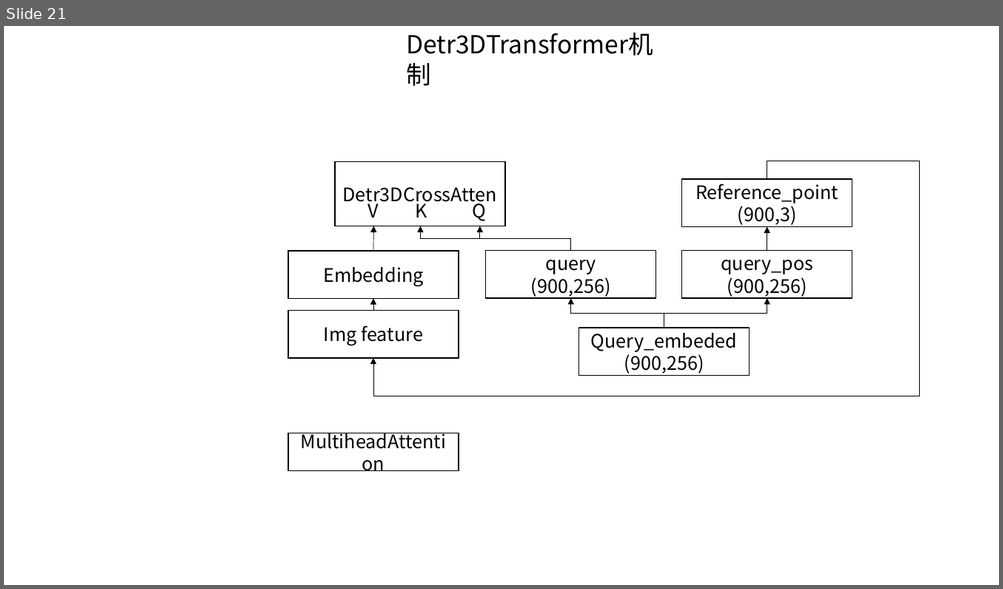
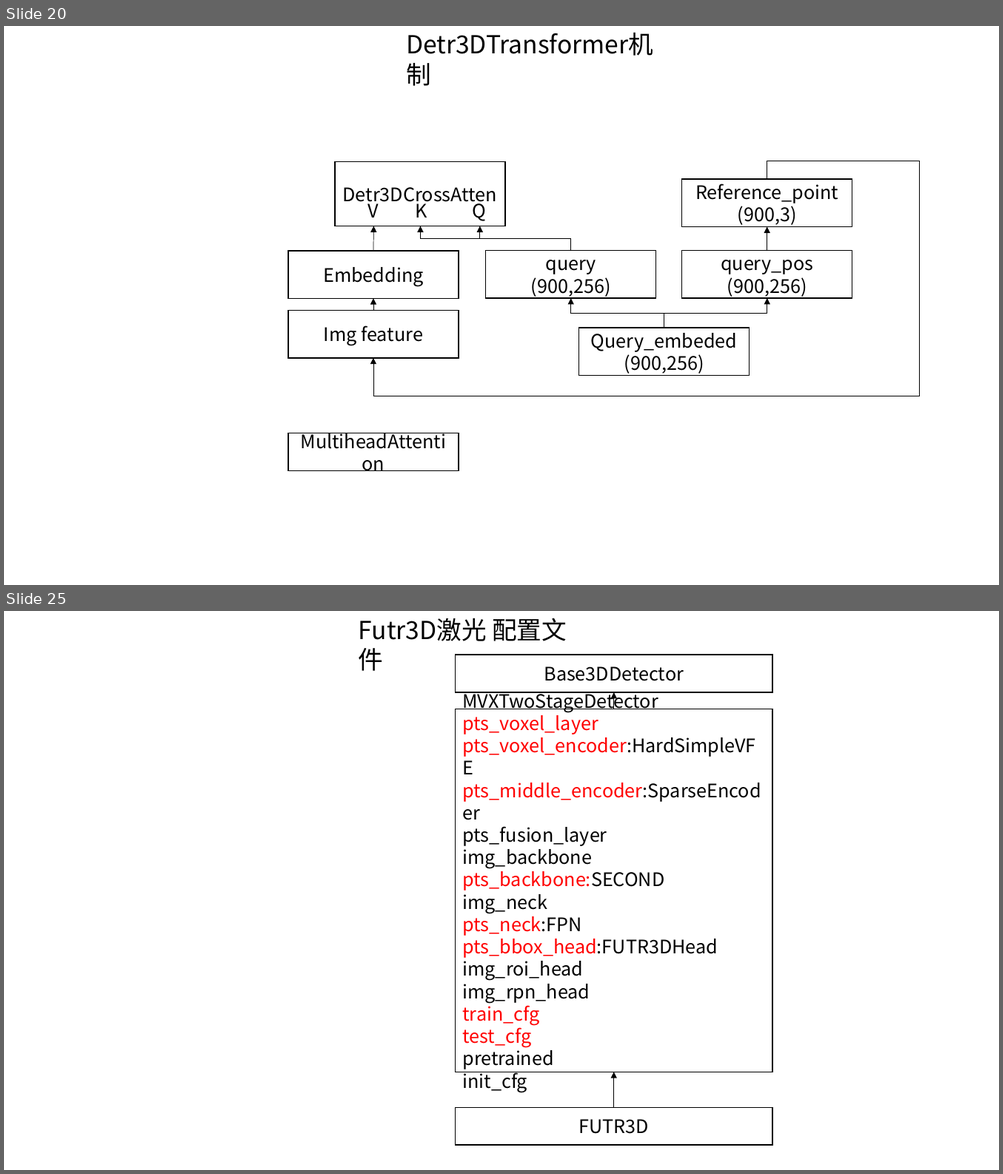
Before and after one commit to foxbao/mmlab_install, a slide deck: 数据集结构.pptx. Shown one above the other, each under a label of ours: slide 21 before the commit, slides 20 and 25 after it; the slides between them are not shown. The pictures are 1003x589 and 1003x1174 pixels, drawn with LibreOffice and Linux fonts; fonts in the diff are those of the drawing. Boxes give left, top, right and bottom in pixels: in the first picture for what was removed or moved away, otherwise in the second. Text is boxed around its words. In the diff, an @@ line names an element or a change of style, - is before the commit and + after.

```diff
--- a/数据集结构.pptx
+++ b/数据集结构.pptx
@@ slide 25 added at box(4, 611, 999, 1170), background #FFFFFF @@
@@ text added at box(358, 618, 566, 671), 24 pt, text #000000 @@
+Futr3D激光 配置文件
@@ rectangle added at box(455, 655, 772, 692), outline #000000 1 pt, 18 pt, text #000000 @@
+Base3DDetector
@@ arrow added from (614, 709) to (614, 692), #000000 0.5 pt @@
@@ rectangle added at box(455, 709, 772, 1073), outline #000000 1 pt, 18 pt, text #000000 @@
+MVXTwoStageDetector
+pts_voxel_layer
+pts_voxel_encoder:HardSimpleVFE
+pts_middle_encoder:SparseEncoder
+pts_fusion_layer
+img_backbone
+pts_backbone:SECOND
+img_neck
+pts_neck:FPN
+pts_bbox_head:FUTR3DHead
+img_roi_head
+img_rpn_head
+train_cfg
+test_cfg
+pretrained
+init_cfg
@@ arrow added from (614, 1108) to (614, 1072), #000000 0.5 pt @@
@@ rectangle added at box(455, 1108, 772, 1145), outline #000000 1 pt, 18 pt, text #000000 @@
+FUTR3D
@@ what was slide 21 is now slide 20 @@
```
Also in this commit, not shown: 4 slides changed, 6 other slides added, 2 slides removed, 6 other files.
